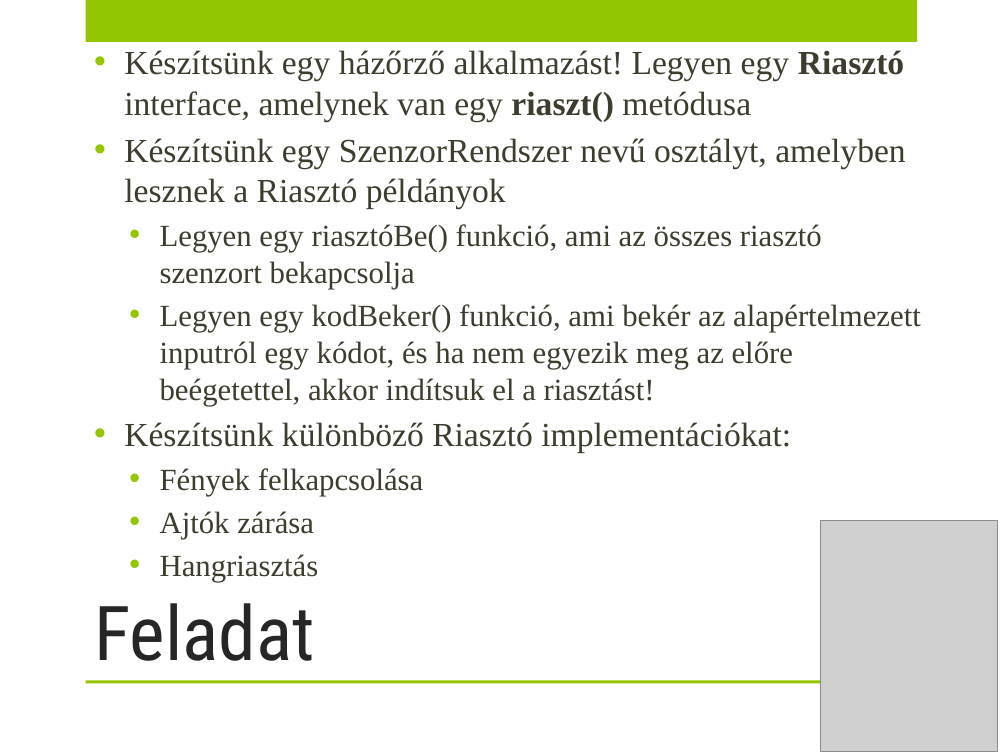
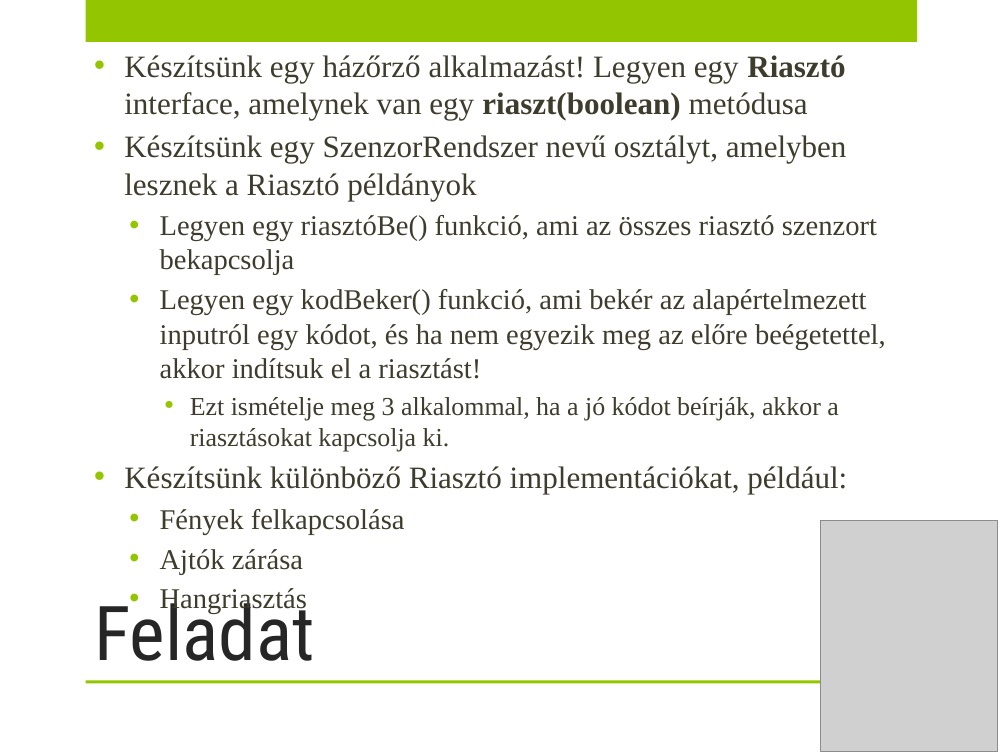
Before and after one commit to gaborantal/szte-ovrt, a slide deck: slide 7 of gyak09/ovrt-09.pptx. Drawn at 1008x756 pixels with LibreOffice and Linux fonts; fonts in the diff are those of the drawing; grey boxes stand for pictures. Boxes give left, top, right and bottom in pixels: in the first picture for what was removed or moved away, otherwise in the second. Text is boxed around its words. In the diff, an @@ line names an element or a change of style, - is before the commit and + after.

```diff
--- a/gyak09/ovrt-09.pptx
+++ b/gyak09/ovrt-09.pptx
@@ text at (124,55,845,120): text changed; size 24 to 22.2 pt @@
-• Készítsünk egy házőrző alkalmazást! Legyen egy Riasztó interface, amelynek van egy riaszt() metódusa
+• Készítsünk egy házőrző alkalmazást! Legyen egy Riasztó interface, amelynek van egy riaszt(boolean) metódusa
@@ text at (124,135,886,615): size 24 to 22.2 pt in "Készítsünk egy SzenzorRendszer nevű osztályt, amelyben leszn ..."; size 22 to 20.4 pt in "Legyen egy riasztóBe() funkció, ami az összes ...", "Legyen egy kodBeker() funkció, ami bekér az ...", "Fények felkapcsolása", "Ajtók zárása" and 1 more places @@
@@ text at (124,397,847,494): text changed; size 24 to 18.5 pt @@
-• Készítsünk különböző Riasztó implementációkat:
+    • Ezt ismételje meg 3 alkalommal, ha a jó kódot beírják, akkor a riasztásokat kapcsolja ki.
+• Készítsünk különböző Riasztó implementációkat, például:
```
Also in this commit, not shown: 2 other files.
